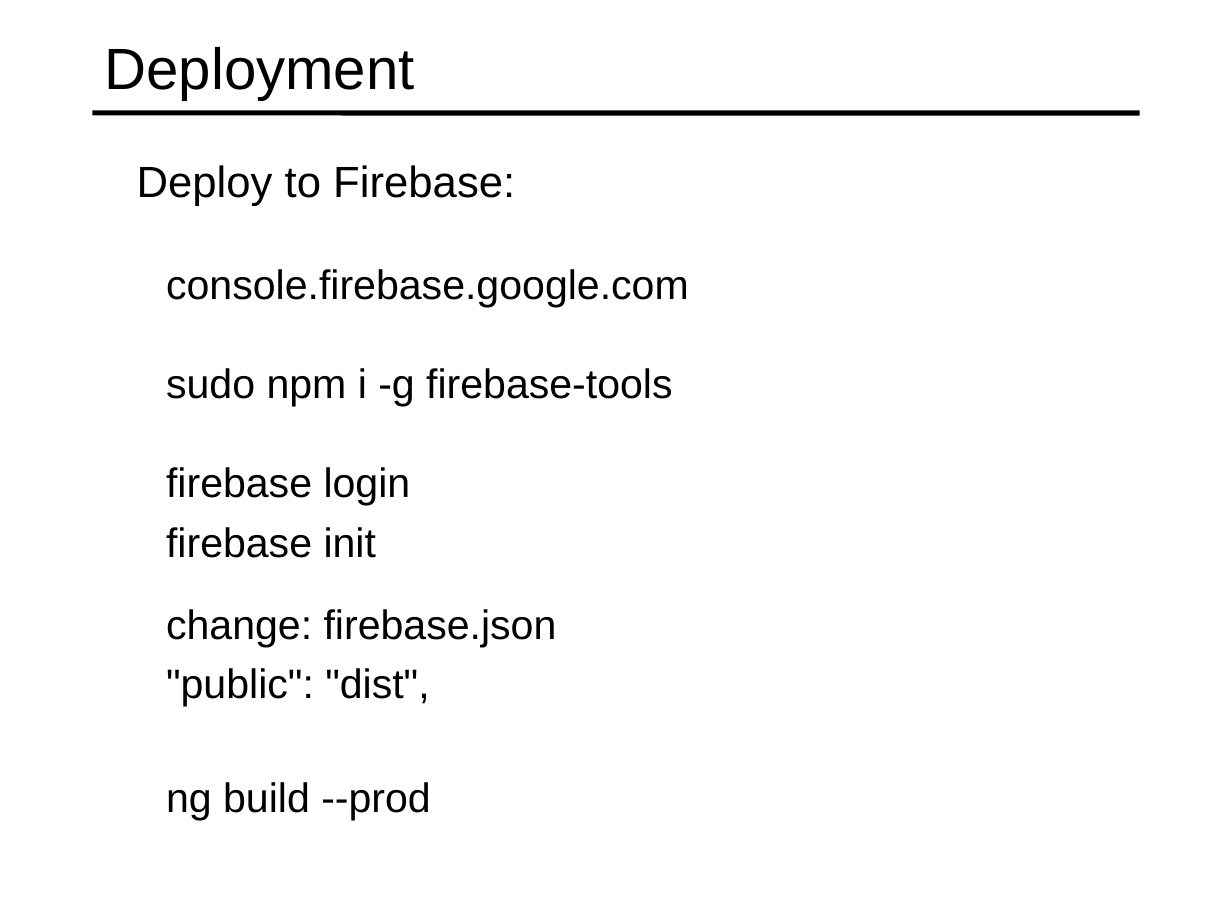
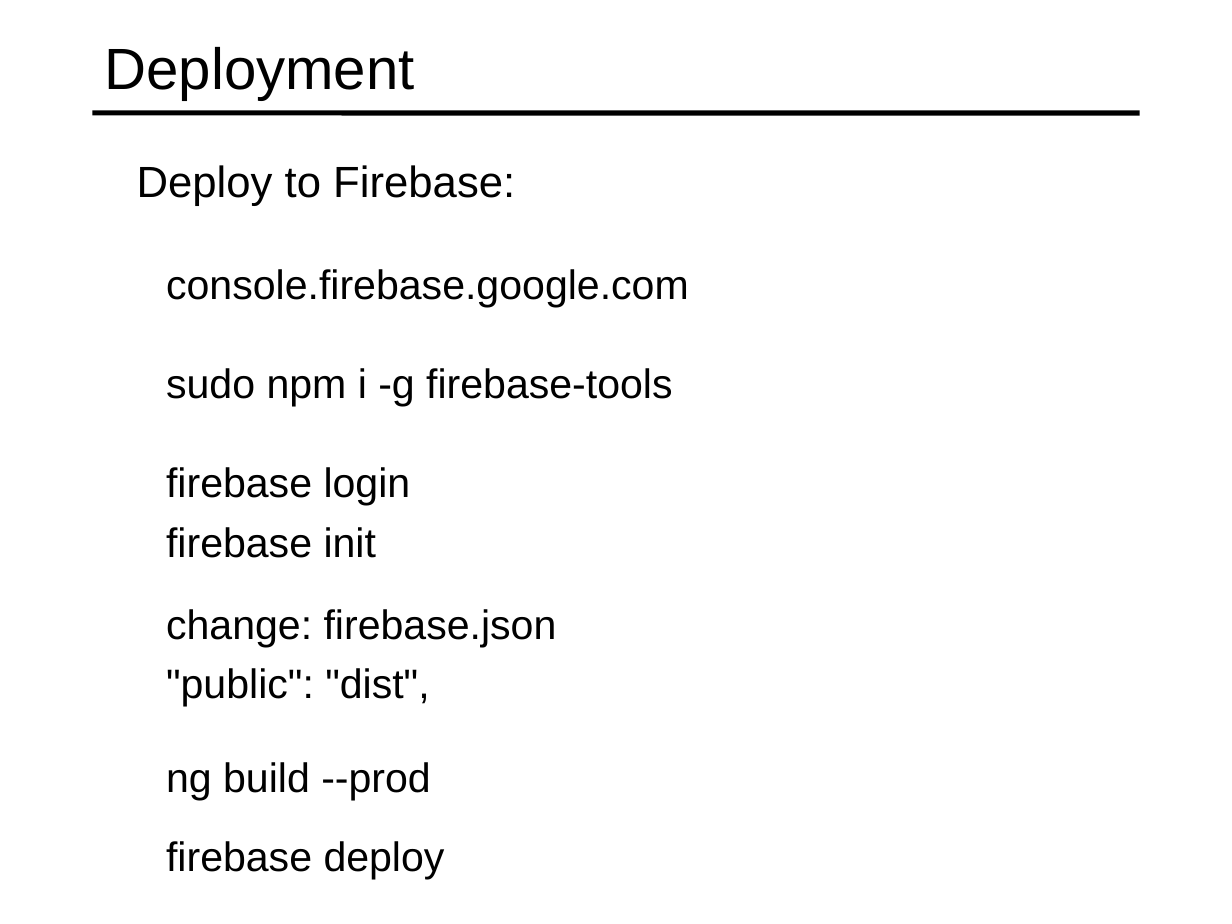
Before and after one commit to specter01wj/Jago_Link_Training, a slide deck: slide 19 of Angular/Angular7/Angular Advanced Course/Essentials/10.Deployment/L10_Deployment.ppt. Drawn at 1232x924 pixels with LibreOffice and Linux fonts; fonts in the diff are those of the drawing. Boxes give left, top, right and bottom in pixels: in the first picture for what was removed or moved away, otherwise in the second. Text is boxed around its words. In the diff, an @@ line names an element or a change of style, - is before the commit and + after.

Commit message:
10/15/2019 v1

```diff
--- a/Angular/Angular7/Angular Advanced Course/Essentials/10.Deployment/L10_Deployment.ppt
+++ b/Angular/Angular7/Angular Advanced Course/Essentials/10.Deployment/L10_Deployment.ppt
@@ text "ng build --prod": place and size @@
-text "ng build --prod" at [166,782,431,820]
+text "ng build --prod" at [166,762,431,801]
@@ text added at [166,841,445,879], 24 pt, text #000000 @@
+  firebase deploy
```
Also in this commit, not shown: 1 slide added.
